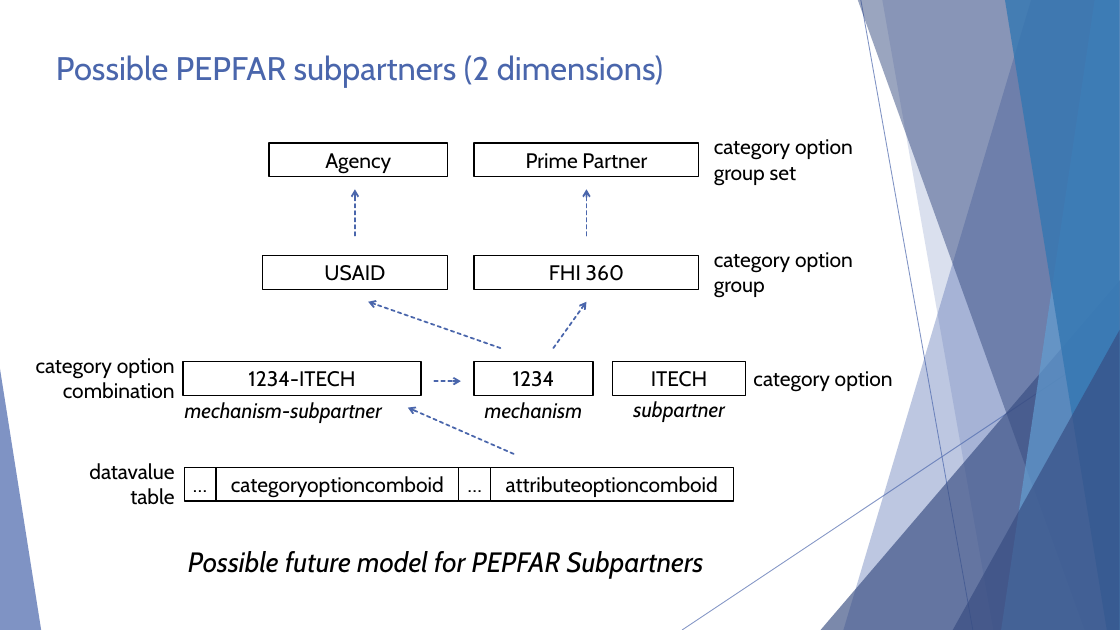
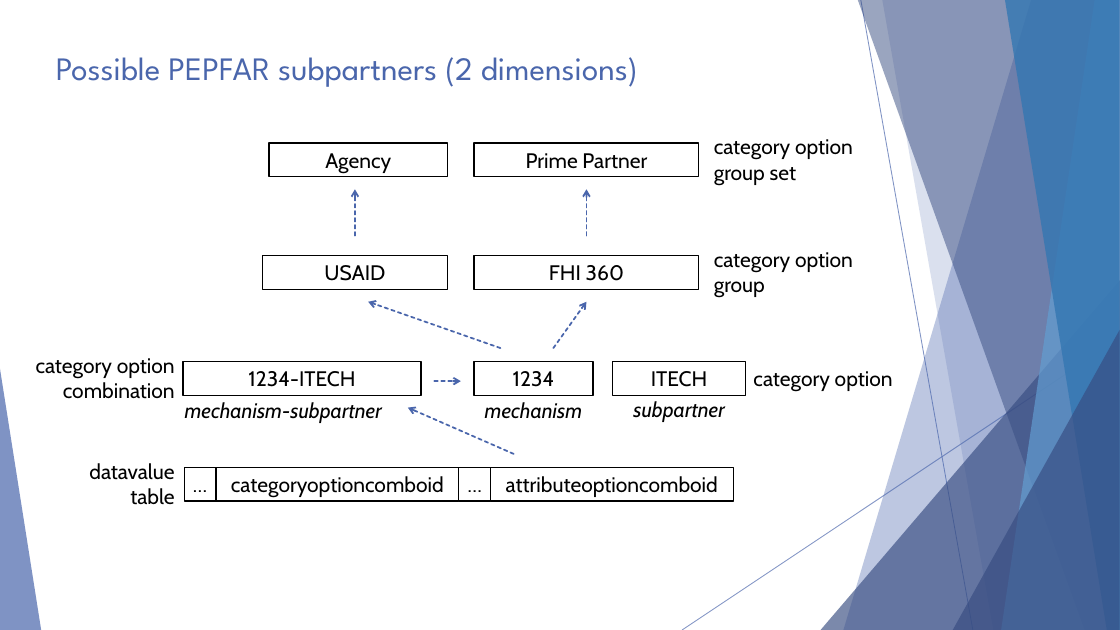
Before and after one commit to hispus/presentations, a slide deck: slide 22 of Complex_Data_Modelling/Complex_Data_Modelling.pptx. Drawn at 1120x630 pixels with LibreOffice and Linux fonts; fonts in the diff are those of the drawing; background and template pictures are left out. Boxes give left, top, right and bottom in pixels: in the first picture for what was removed or moved away, otherwise in the second. Text is boxed around its words. In the diff, an @@ line names an element or a change of style, - is before the commit and + after.

Commit message:
Updates Complex Data Modelling presentation

```diff
--- a/Complex_Data_Modelling/Complex_Data_Modelling.pptx
+++ b/Complex_Data_Modelling/Complex_Data_Modelling.pptx
@@ title "Possible PEPFAR subpartners (2 dimensions)" at bbox=[56, 57, 638, 87]: font Cabin to League Spartan @@
@@ text removed at bbox=[188, 551, 704, 578] @@
-Possible future model for PEPFAR Subpartners
```
Also in this commit, not shown: 31 other slides changed, 1 other file.
